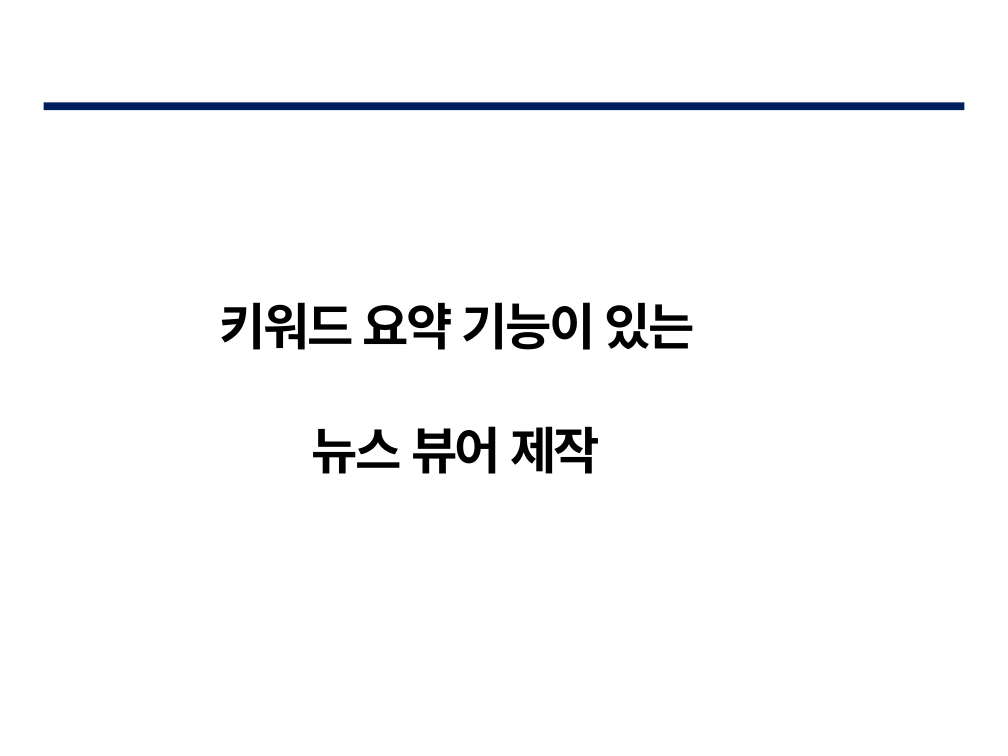
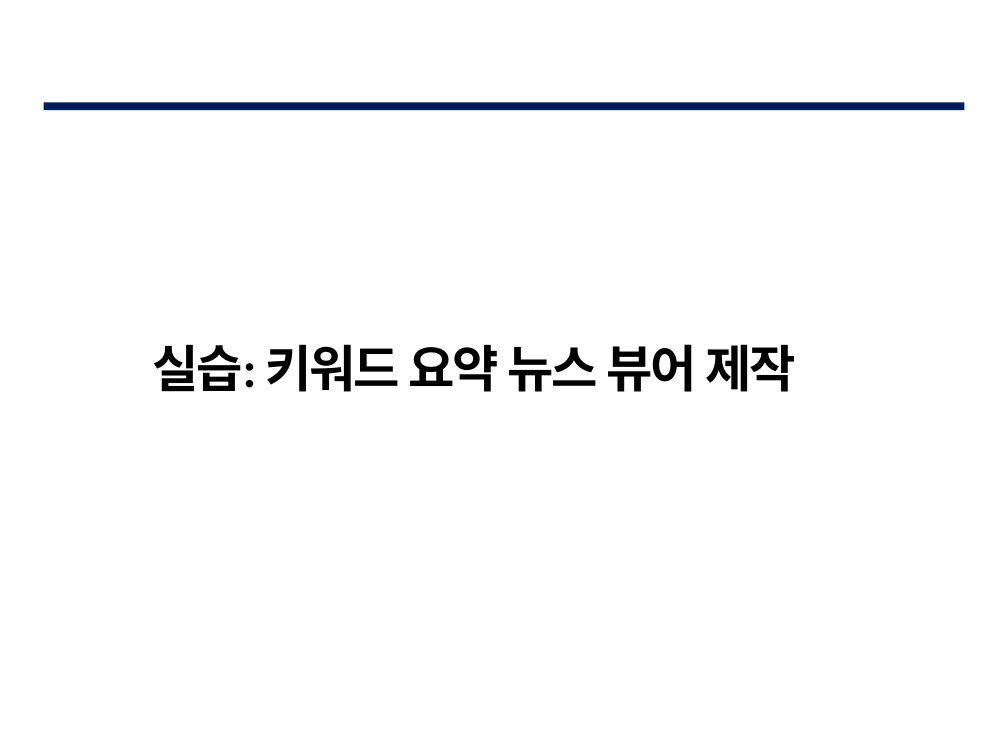
Before and after one commit to lee95292/AWS_Comprehend_onUse, a slide deck: slide 30 of slides/AWS_Comprehend.pptx (slide 29 before the commit). Drawn at 1008x756 pixels with LibreOffice and Linux fonts; fonts in the diff are those of the drawing; background and template pictures are left out. Boxes give left, top, right and bottom in pixels: in the first picture for what was removed or moved away, otherwise in the second. Text is boxed around its words. In the diff, an @@ line names an element or a change of style, - is before the commit and + after.

```diff
--- a/slides/AWS_Comprehend.pptx
+++ b/slides/AWS_Comprehend.pptx
@@ text at (153,344,796,392): text changed; font Karla to Calibri @@
-키워드 요약 기능이 있는
-뉴스 뷰어 제작
+실습: 키워드 요약 뉴스 뷰어 제작
```
Also in this commit, not shown: 31 other slides changed, 1 slide added.
